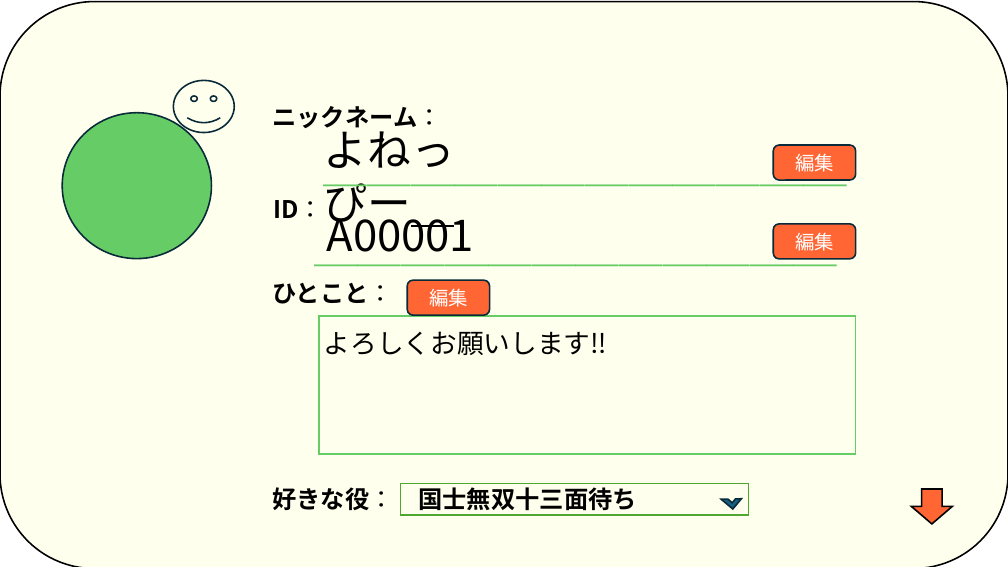
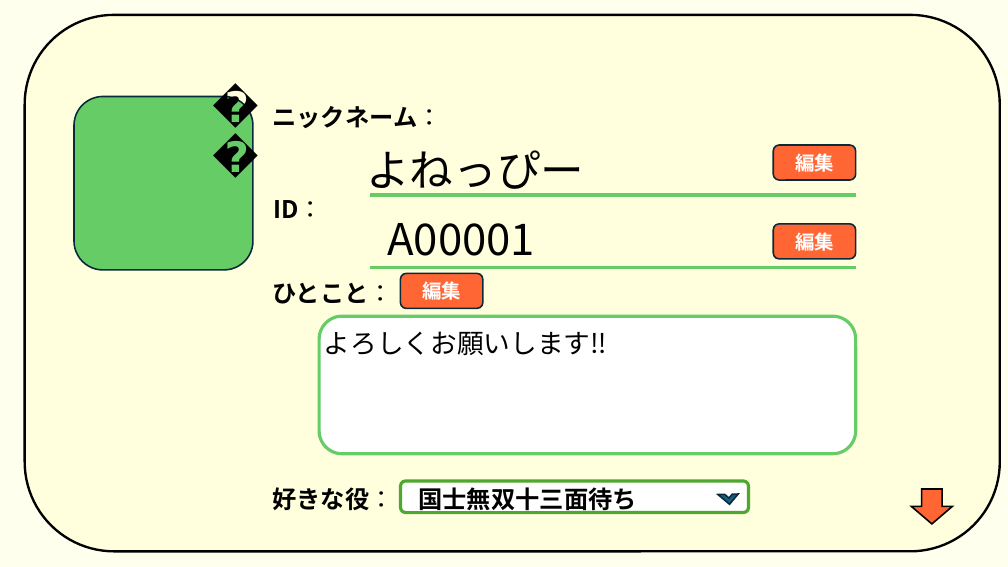
Before and after one commit to plusdojo2024/B5, a slide deck: slide 19 of doc/02_外部設計/外部設計_麻雀アプリ.pptx (slide 23 before the commit). Drawn at 1008x567 pixels with LibreOffice and Linux fonts; fonts in the diff are those of the drawing. Boxes give left, top, right and bottom in pixels: in the first picture for what was removed or moved away, otherwise in the second. Text is boxed around its words. In the diff, an @@ line names an element or a change of style, - is before the commit and + after.

```diff
--- a/doc/02_外部設計/外部設計_麻雀アプリ.pptx
+++ b/doc/02_外部設計/外部設計_麻雀アプリ.pptx
@@ background #FFFFFF to #FFFFEE @@
@@ rounded rectangle: place and size @@
-rounded rectangle at box(0, 2, 1008, 567)
+rounded rectangle at box(25, 15, 1000, 552)
@@ rounded rectangle at box(25, 15, 1000, 552): fill #FFFFEE to #FFFFDD; outline #000000 1.5 pt to #000000 2.25 pt @@
@@ smiley face removed at box(173, 80, 234, 132) @@
@@ text added at box(205, 76, 234, 135), 40 pt, text #000000, bold @@
+🔰
@@ rounded rectangle: place and size @@
-rounded rectangle at box(62, 113, 211, 259)
+rounded rectangle at box(74, 97, 253, 270)
@@ rounded rectangle at box(74, 97, 253, 270): ellipse to rounded rectangle @@
@@ text removed at box(317, 135, 910, 195) @@
-＿＿＿＿＿＿＿＿＿＿＿＿
@@ text "よねっぴー" rewrapped from box(324, 122, 455, 230) to box(366, 150, 584, 197) @@
@@ line added from (370, 195) to (856, 195), #66CC66 3 pt @@
@@ text "A00001" rewrapped from box(327, 207, 475, 252) to box(387, 223, 535, 256) @@
@@ text removed at box(307, 215, 881, 275) @@
-＿＿＿＿＿＿＿＿＿＿＿＿
@@ line added from (370, 268) to (856, 268), #66CC66 3 pt @@
@@ bold on in 3 elements at box(774, 145, 856, 180), box(774, 224, 856, 259), box(401, 274, 483, 309) @@
@@ rounded rectangle "編集": place and size @@
-rounded rectangle "編集" at box(408, 281, 490, 315)
+rounded rectangle "編集" at box(401, 274, 483, 309)
@@ rounded rectangle at box(319, 316, 856, 454): rectangle to rounded rectangle; fill #FFFFEE to #FFFFFF; outline #66CC66 1.5 pt to #66CC66 3 pt @@
@@ rounded rectangle at box(401, 481, 749, 513): rectangle to rounded rectangle; fill #FFFFEE to #FFFFFF; outline #4EA72E 1.5 pt to #4EA72E 3 pt @@
@@ half frame: place and size @@
-half frame at box(721, 489, 741, 509)
+half frame at box(718, 484, 738, 505)
```
Also in this commit, not shown: 20 other slides changed, 3 slides added, 3 other files.
